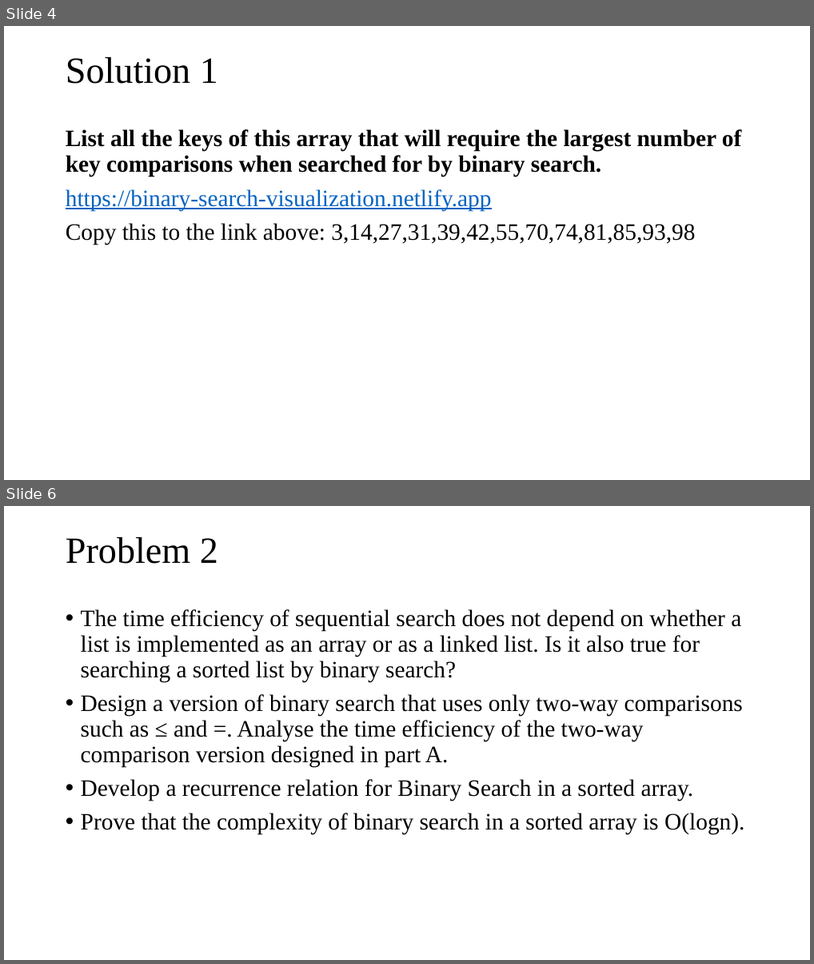
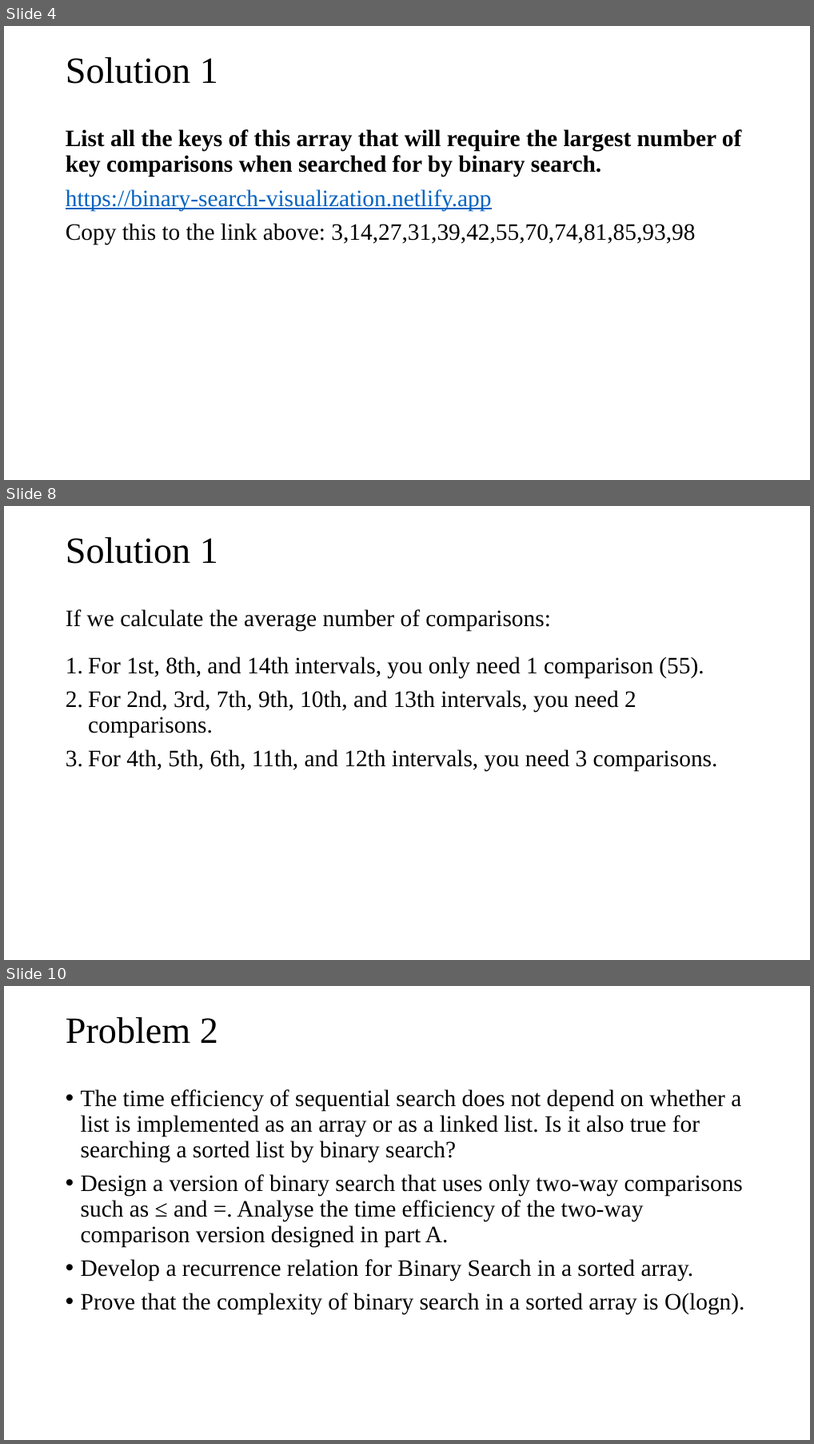
Before and after one commit to tamlhp/2801ict-public, a slide deck: week-7&8/problem-set/2801ict-week7&8.pptx. Shown one above the other, each under a label of ours: slides 4 and 6 before the commit, slides 4, 8 and 10 after it; the slides between them are not shown. The pictures are 814x964 and 814x1444 pixels, drawn with LibreOffice and Linux fonts; fonts in the diff are those of the drawing. Boxes give left, top, right and bottom in pixels: in the first picture for what was removed or moved away, otherwise in the second. Text is boxed around its words. In the diff, an @@ line names an element or a change of style, - is before the commit and + after.

```diff
--- a/week-7&8/problem-set/2801ict-week7&8.pptx
+++ b/week-7&8/problem-set/2801ict-week7&8.pptx
@@ slide 8 added at <box>4,506,810,960</box>, background #FFFFFF @@
@@ title added at <box>66,537,218,564</box>, 44 pt, text #000000 @@
+Solution 1
@@ text added at <box>66,609,718,771</box>, 28 pt, text #000000 @@
+If we calculate the average number of comparisons:
+1. For 1st, 8th, and 14th intervals, you only need 1 comparison (55).
+2. For 2nd, 3rd, 7th, 9th, 10th, and 13th intervals, you need 2 comparisons.
+3. For 4th, 5th, 6th, 11th, and 12th intervals, you need 3 comparisons.
@@ what was slide 6 is now slide 10 @@
```
Also in this commit, not shown: 3 slides changed, 4 other slides added, 1 slide removed.
